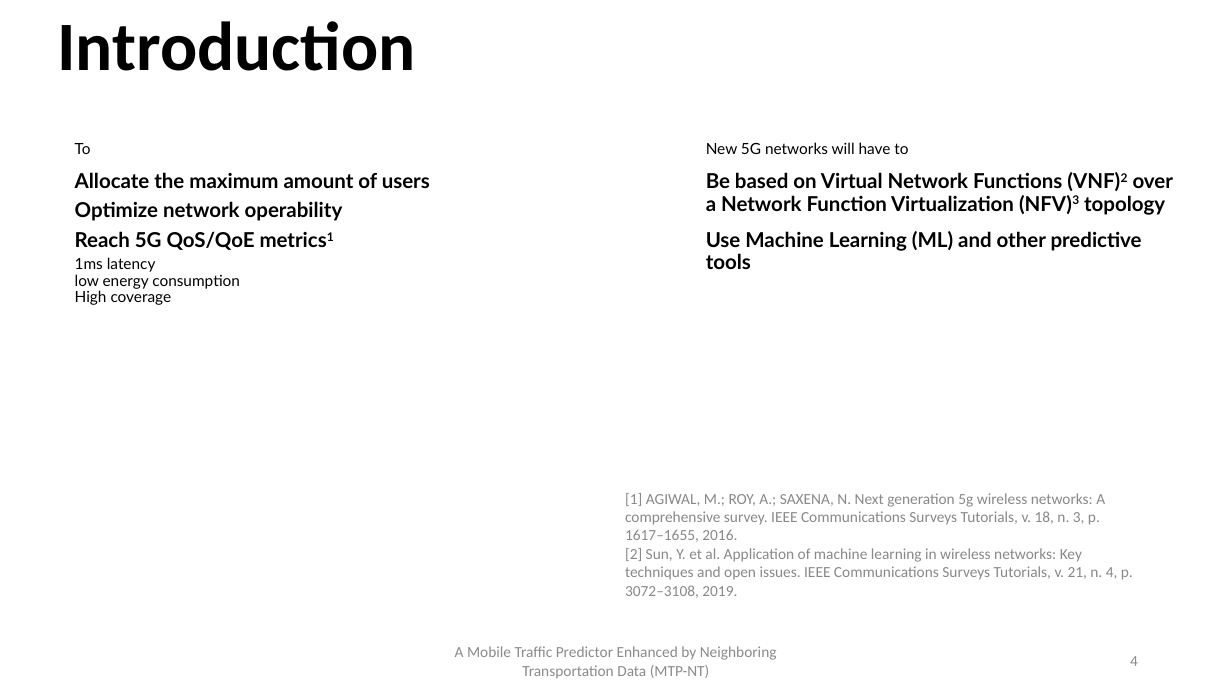
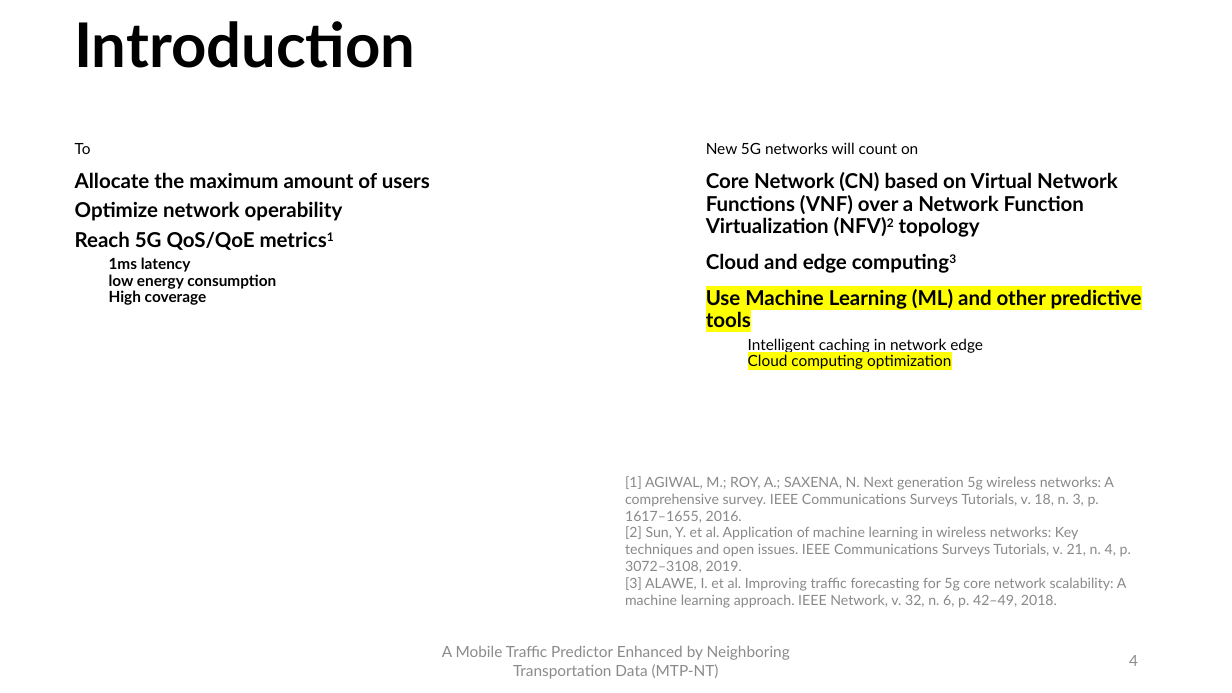
Before and after one commit to PatrickLdA/milan-telecom-analysis, a slide deck: slide 4 of defesa.pptx. Drawn at 1232x693 pixels with LibreOffice and Linux fonts; fonts in the diff are those of the drawing. Boxes give left, top, right and bottom in pixels: in the first picture for what was removed or moved away, otherwise in the second. Text is boxed around its words. In the diff, an @@ line names an element or a change of style, - is before the commit and + after.

```diff
--- a/defesa.pptx
+++ b/defesa.pptx
@@ text "Introduction" at (x1=74, y1=21, x2=415, y2=68): size 54 to 48 pt, font Calibri to Lato @@
@@ text at (x1=706, y1=142, x2=918, y2=154): text changed @@
-New 5G networks will have to
+New 5G networks will count on
@@ text at (x1=706, y1=172, x2=1117, y2=273): text changed @@
-Be based on Virtual Network Functions (VNF)2 over a Network Function Virtualization (NFV)3 topology
+Core Network (CN) based on Virtual Network Functions (VNF) over a Network Function Virtualization (NFV)2 topology
+Cloud and edge computing3
@@ text "1ms latency" moved from (x1=75, y1=257, x2=240, y2=305) to (x1=109, y1=257, x2=276, y2=305) @@
@@ text "1ms latency" at (x1=109, y1=257, x2=276, y2=305): bold on @@
@@ text at (x1=706, y1=289, x2=1142, y2=333): highlight none to #FFFF00 in "Use Machine Learning (ML) and other predictive ..." @@
@@ text added at (x1=748, y1=338, x2=983, y2=369), 12 pt, text #000000 @@
+Intelligent caching in network edge
+Cloud computing optimization
@@ text "[1] AGIWAL, M.; ROY, A.; ..." moved from (x1=625, y1=493, x2=1133, y2=598) to (x1=625, y1=476, x2=1131, y2=608) @@
@@ text at (x1=625, y1=476, x2=1131, y2=572): size 12 to 11 pt, font Calibri to Lato in "[1] AGIWAL, M.; ROY, A.; SAXENA, N. ...", "[2] Sun, Y. et al. Application of ..." @@
@@ text at (x1=625, y1=577, x2=1127, y2=608): paragraph added @@
+[3] ALAWE, I. et al. Improving traffic forecasting for 5g core network scalability: A machine learning approach. IEEE Network, v. 32, n. 6, p. 42–49, 2018.
@@ text "A Mobile Traffic Predictor Enhanced ..." at (x1=442, y1=646, x2=790, y2=679): font Calibri to Lato @@
@@ page number at (x1=1129, y1=655, x2=1138, y2=666): font Calibri to Lato @@
```
Also in this commit, not shown: 4 other slides changed, 3 slides added.
